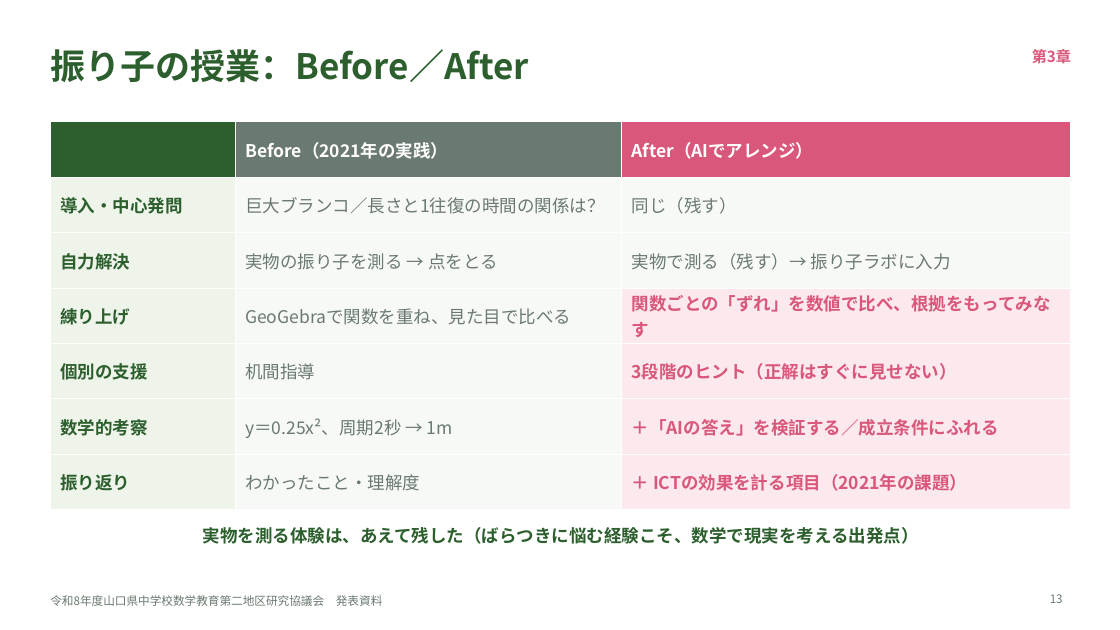
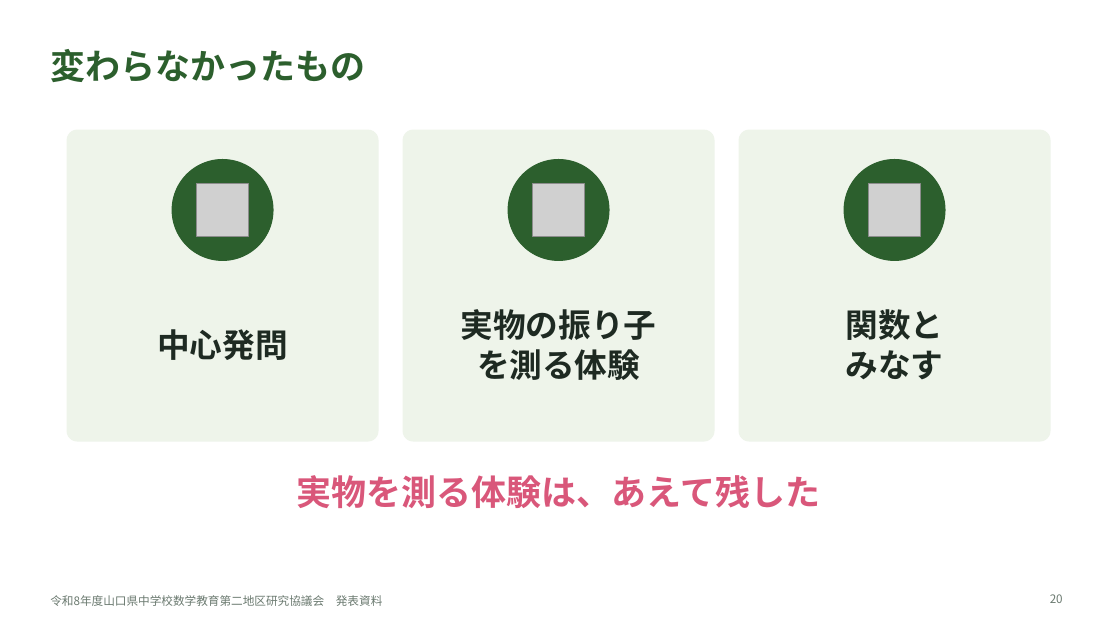
Before and after one commit to margiela14th-sudo/my-ai-project, a slide deck: slide 20 of 07_完成資料/県大会発表_生成AI授業再構築.pptx (slide 13 before the commit). Drawn at 1120x630 pixels with LibreOffice and Linux fonts; fonts in the diff are those of the drawing; grey boxes stand for pictures. Boxes give left, top, right and bottom in pixels: in the first picture for what was removed or moved away, otherwise in the second. Text is boxed around its words. In the diff, an @@ line names an element or a change of style, - is before the commit and + after.

```diff
--- a/07_完成資料/県大会発表_生成AI授業再構築.pptx
+++ b/07_完成資料/県大会発表_生成AI授業再構築.pptx
@@ title at (50,49,365,82): text changed @@
-振り子の授業：Before／After
+変わらなかったもの
@@ text removed at (1032,49,1071,64) @@
-第3章
@@ table removed at (50,122,1071,495), 7 rows, 3 columns @@
- | Before（2021年の実践） | After（AIでアレンジ）
-導入・中心発問 | 巨大ブランコ／長さと1往復の時間の関係は？ | 同じ（残す）
-自力解決 | 実物の振り子を測る → 点をとる | 実物で測る（残す）→ 振り子ラボに入力
-練り上げ | GeoGebraで関数を重ね、見た目で比べる | 関数ごとの「ずれ」を数値で比べ、根拠をもってみなす
-個別の支援 | 机間指導 | 3段階のヒント（正解はすぐに見せない）
-数学的考察 | y＝0.25x²、周期2秒 → 1m | ＋「AIの答え」を検証する／成立条件にふれる
-振り返り | わかったこと・理解度 | ＋ ICTの効果を計る項目（2021年の課題）
@@ rounded rectangle added at (67,130,378,441), fill #EEF4EA, outline #EEF4EA 1 pt @@
@@ rounded rectangle added at (403,130,714,441), fill #EEF4EA, outline #EEF4EA 1 pt @@
@@ rounded rectangle added at (739,130,1050,441), fill #EEF4EA, outline #EEF4EA 1 pt @@
@@ ellipse added at (172,160,273,260), fill #2C5F2D, outline #2C5F2D 1 pt @@
@@ ellipse added at (508,160,609,260), fill #2C5F2D, outline #2C5F2D 1 pt @@
@@ ellipse added at (844,160,945,260), fill #2C5F2D, outline #2C5F2D 1 pt @@
@@ picture added at (197,184,249,236) @@
@@ picture added at (533,184,585,236) @@
@@ picture added at (869,184,921,236) @@
@@ text added at (157,329,288,360), 28 pt, text #1E2A22, bold @@
+中心発問
@@ text added at (461,309,657,380), 28 pt, text #1E2A22, bold @@
+実物の振り子
+を測る体験
@@ text added at (846,309,944,379), 28 pt, text #1E2A22, bold @@
+関数と
+みなす
@@ text at (297,475,820,508): text changed; size 15 to 30 pt; text colour #2C5F2D to #D9577A @@
-実物を測る体験は、あえて残した（ばらつきに悩む経験こそ、数学で現実を考える出発点）
+実物を測る体験は、あえて残した
@@ page number at (1050,594,1063,603): text changed @@
-13
+20
```
Also in this commit, not shown: 16 other slides changed, 14 slides added, 5 slides removed, 10 other files.
